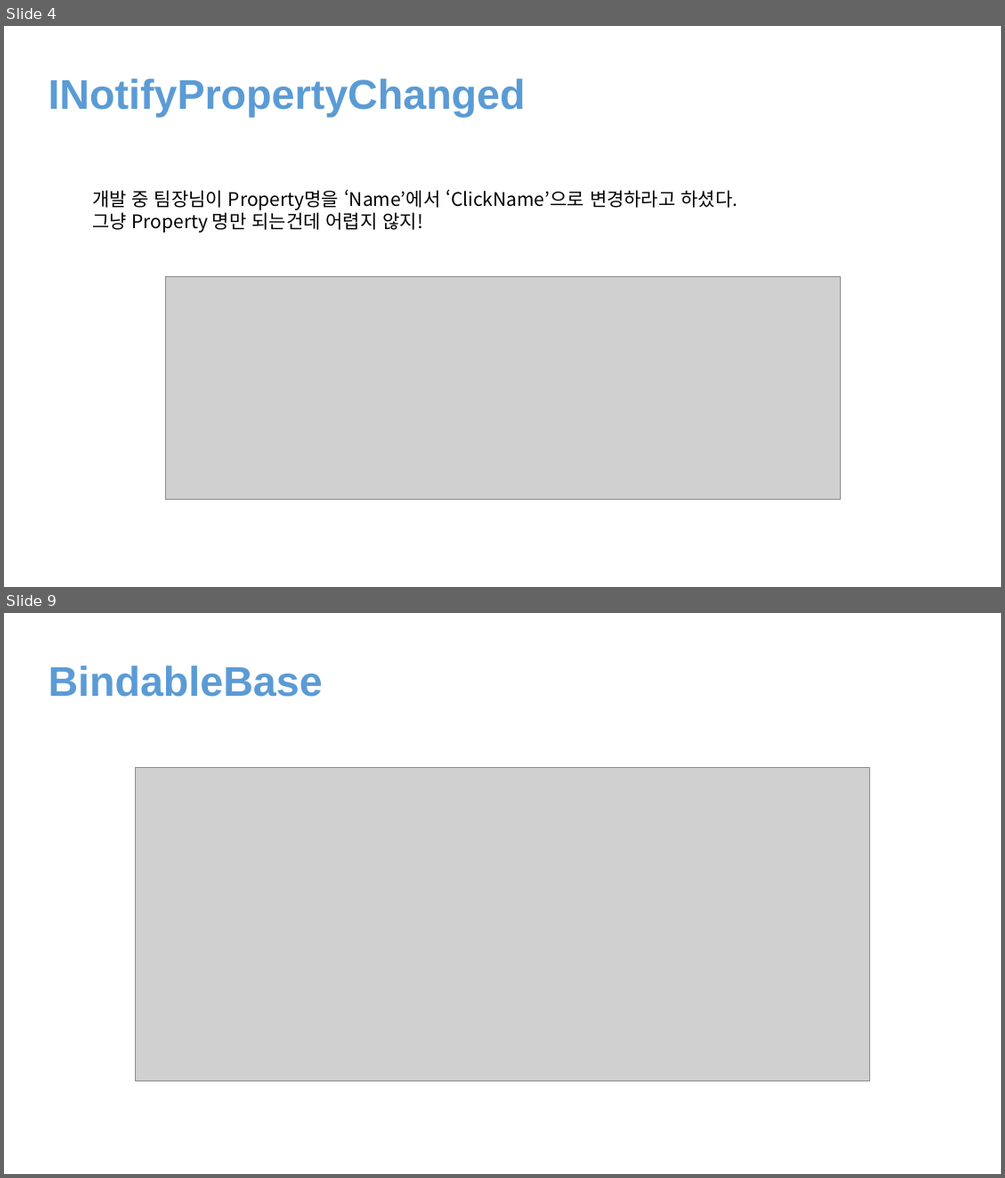
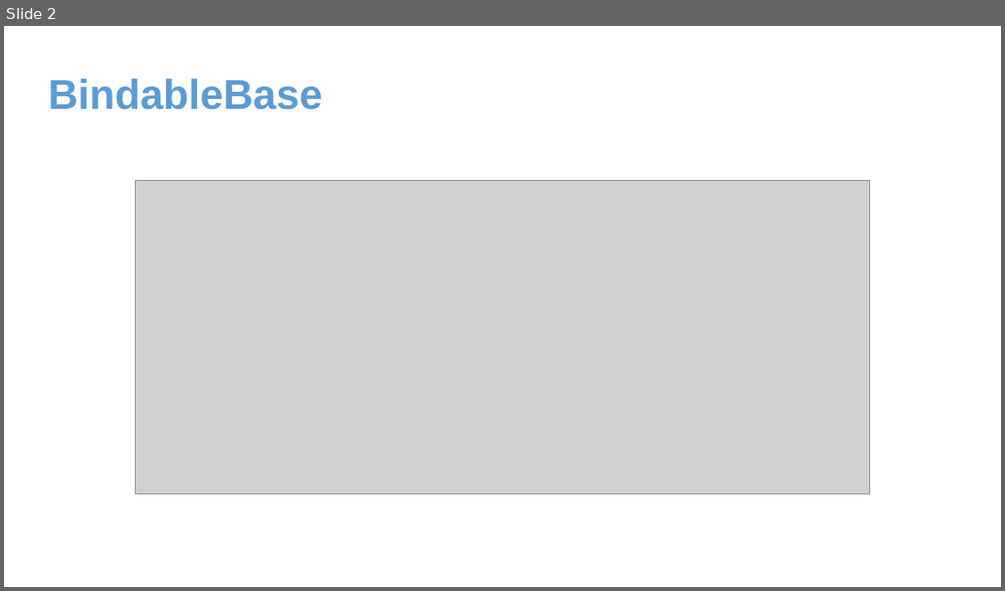
Before and after one commit to juniair/Summary-PPT, a slide deck: Prism.pptx. Shown one above the other, each under a label of ours: slides 4 and 9 before the commit, slide 2 after it; the slides between them are not shown. The pictures are 1005x1178 and 1005x591 pixels, drawn with LibreOffice and Linux fonts; fonts in the diff are those of the drawing; grey boxes stand for pictures. Boxes give left, top, right and bottom in pixels: in the first picture for what was removed or moved away, otherwise in the second. Text is boxed around its words. In the diff, an @@ line names an element or a change of style, - is before the commit and + after.

```diff
--- a/Prism.pptx
+++ b/Prism.pptx
@@ slide 4 removed at bbox=[4, 26, 1001, 587], background #FFFFFF @@
@@ text removed at bbox=[48, 79, 526, 117] @@
-INotifyPropertyChanged
@@ text removed at bbox=[92, 190, 737, 232] @@
-개발 중 팀장님이 Property명을 ‘Name’에서 ‘ClickName’으로 변경하라고 하셨다.
-그냥 Property 명만 되는건데 어렵지 않지!
@@ picture removed at bbox=[165, 276, 840, 499] @@
@@ what was slide 9 is now slide 2 @@
```
Also in this commit, not shown: 1 slide added, 7 other slides removed, 5 other files.
